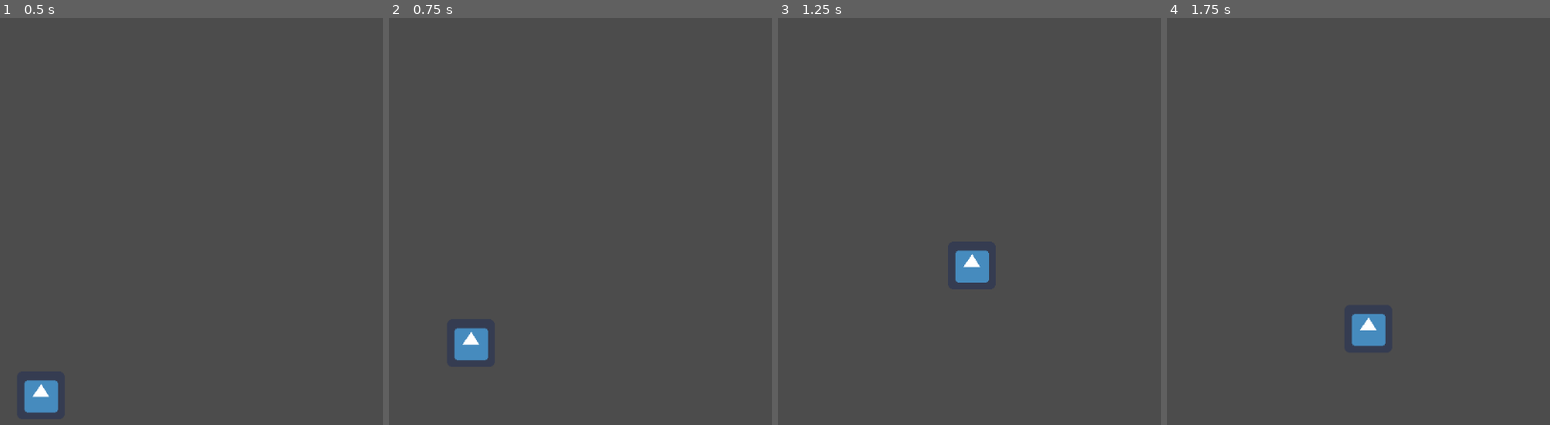
Above: before the commit, frames 1-4 (left to right).
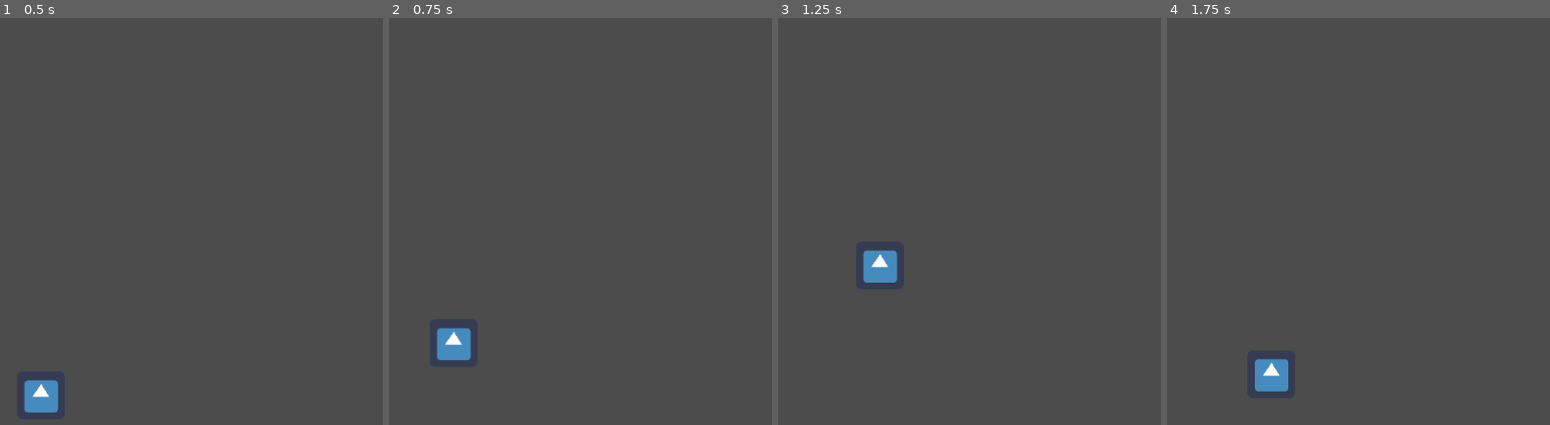
Above: after the commit, the same moments.

Repository: Praqma/GodotDevOps
Game: Godot game, scene res://MovementTesting.tscn
Two runs of this game, one before a commit and one after it. Both use one fixed random seed, a clock stepped at 60 frames per second and the inputs below. The project has no main scene, so this scene is started directly. The engine's default icon, where the game draws it, is replaced by a stand-in: a white triangle on a blue panel in a dark square.
Inputs (mouse positions are in pixels of both pictures, inside the frame that each line leads up to):
- Up to frame 1 (0.5 s): no input
- Up to frame 2 (0.75 s): tap Enter at 0.5 s; move the mouse to (653, 180) at 0.52 s; hold D (move_right) from 0.53 s (still down); tap Space (jump) at 0.6 s; click (653, 180) at 0.67 s
- Up to frame 3 (1.25 s): keep holding D (move_right); tap Space (jump) at 0.77, 1.07 s
- Up to frame 4 (1.75 s): release D (move_right) at 1.25 s; drag from (outside the picture) to (1224, 290) at 1.27 s

Frame 1 is identical in both runs. In frame 2, 0.8% of the frame differs, in the area x 12-26%, y 76-85%; in frame 3, 1.4%; in frame 4, 1.4%, in the area x 22-58%, y 72-92%.

Commit message:
Add Limited Airspeed
WIP #6

Diff:
--- a/PlayerController.gd
+++ b/PlayerController.gd
@@ -3,6 +3,9 @@
 export var moveSpeed := 300.0 setget moveSpeedSet, moveSpeedGet
 export var gravity := 1000.0 setget gravitySet, gravityGet
 export var jumpForce := 600.0 setget jumpForceSet, jumpForceGet
+
+var airMoveSpeed := 100.0
+var groundMoveSpeed := 300.0
 
 var snap := false
 var moveInput := Vector2.ZERO
@@ -40,7 +43,9 @@
 	var just_landed := is_on_floor() and not snap
 	if just_landed:
 		snap = true
+		moveSpeed = groundMoveSpeed
 
 func jump():
 	velocity.y = -jumpForce
 	snap = false
+	moveSpeed = airMoveSpeed
